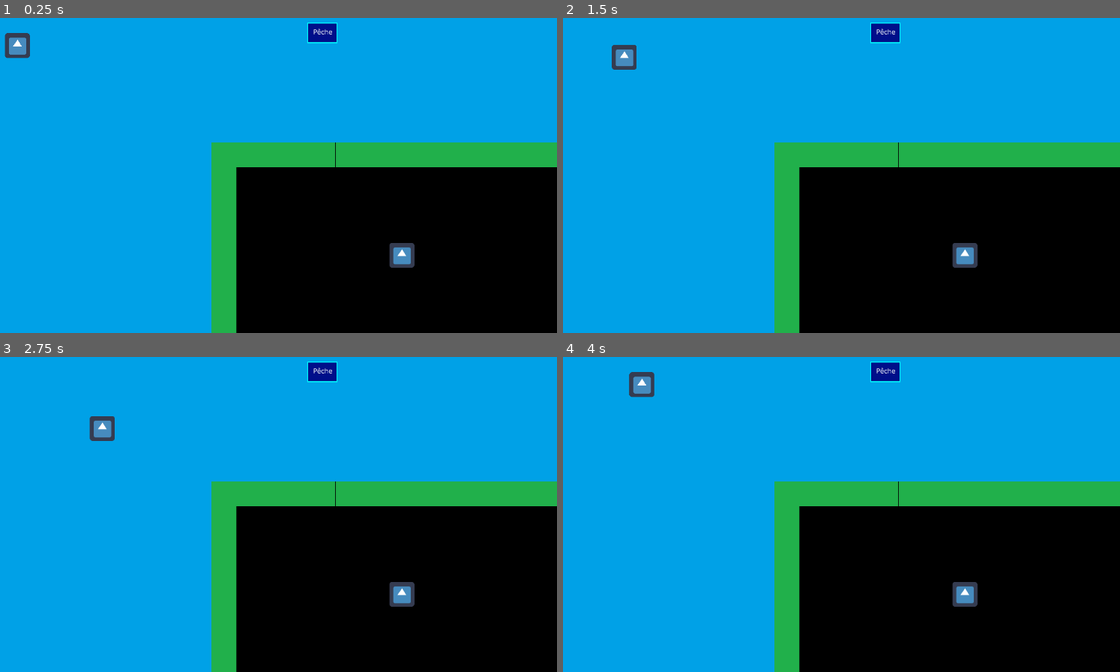
Above: before the commit, frames 1-4 (two rows, left to right).
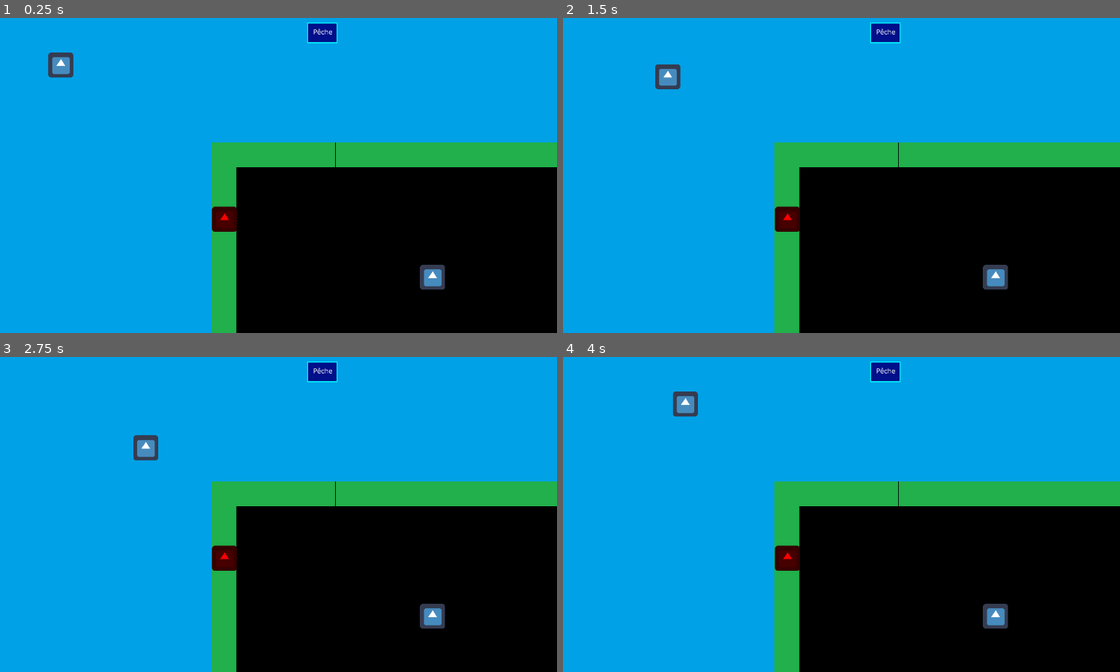
Above: after the commit, the same moments.

Repository: Majimo/FishAndShip
Game: Godot game, scene res://scenes/MainWorld.tscn
Same seed, same stepped clock (60 frames per second), same inputs: the game is played once before the commit and once after it. The engine's default icon, where the game draws it, is replaced by a stand-in: a white triangle on a blue panel in a dark square.
Inputs (mouse positions are in pixels of both pictures, inside the frame that each line leads up to):
- Up to frame 1 (0.25 s): no input
- Up to frame 2 (1.5 s): tap Enter at 0.5 s; move the mouse to (579, 46) at 0.52 s; hold Right (ui_right) 0.53-1.28 s; click (579, 46) at 0.67 s; move the mouse to (964, 254) at 1.27 s; hold Down (ui_down) from 1.28 s (still down); click (964, 254) at 1.42 s
- Up to frame 3 (2.75 s): move the mouse to (317, 420) at 2.02 s; release Down (ui_down) at 2.03 s; hold Right (ui_right) from 2.03 s (still down)
- Up to frame 4 (4 s): move the mouse to (791, 568) at 2.77 s; release Right (ui_right) at 2.78 s; hold Up (ui_up) 2.78-3.53 s; click (791, 568) at 2.92 s; move the mouse to (997, 549) at 3.52 s; hold Left (ui_left) from 3.53 s (still down)

The runs differ from the first frame. In frame 1, 1.8% of the frame differs, in the area x 0-80%, y 4-87%; in frame 2, 1.8%; in frame 3, 1.8%; in frame 4, 1.8%.

Commit message:
creation Dropzone

Diff:
--- /dev/null
+++ b/scenes/Dropzone.tscn
@@ -0,0 +1,24 @@
+[gd_scene load_steps=4 format=2]
+
+[ext_resource path="res://icon.png" type="Texture" id=1]
+[ext_resource path="res://scripts/Dropzone.gd" type="Script" id=2]
+
+[sub_resource type="RectangleShape2D" id=1]
+extents = Vector2( 41.9149, 32.1095 )
+
+[node name="Dropzone" type="Area2D" groups=[
+"dropZone",
+]]
+script = ExtResource( 2 )
+__meta__ = {
+"_edit_group_": true
+}
+
+[node name="Sprite" type="Sprite" parent="."]
+modulate = Color( 1, 0, 0, 1 )
+self_modulate = Color( 1, 0, 0, 1 )
+light_mask = 0
+texture = ExtResource( 1 )
+
+[node name="CollisionShape2D" type="CollisionShape2D" parent="."]
+shape = SubResource( 1 )
--- a/scenes/MainWorld.tscn
+++ b/scenes/MainWorld.tscn
@@ -6,6 +6,7 @@
 [ext_resource path="res://scenes/ZonePeche.tscn" type="PackedScene" id=4]
 [ext_resource path="res://scripts/Perso1.gd" type="Script" id=5]
 [ext_resource path="res://scripts/Perso2.gd" type="Script" id=6]
+[ext_resource path="res://scenes/Dropzone.tscn" type="PackedScene" id=7]
 
 [node name="MainWorld" type="Node2D"]
 
@@ -21,11 +22,15 @@
 position = Vector2( 934.913, 130.604 )
 
 [node name="Players" type="Node2D" parent="."]
+position = Vector2( 761.94, 446.803 )
 
 [node name="Perso1" parent="Players" instance=ExtResource( 3 )]
-position = Vector2( 154, 163 )
+position = Vector2( -496.71, -233.933 )
 script = ExtResource( 5 )
 
 [node name="Perso2" parent="Players" instance=ExtResource( 3 )]
-position = Vector2( 1138.67, 700.686 )
+position = Vector2( 455.425, 310.26 )
 script = ExtResource( 6 )
+
+[node name="Dropzone" parent="." instance=ExtResource( 7 )]
+position = Vector2( 684.443, 608.497 )
--- a/scenes/Perso.tscn
+++ b/scenes/Perso.tscn
@@ -24,11 +24,12 @@
 shape = SubResource( 1 )
 
 [node name="Area2D" type="Area2D" parent="." groups=[
+"Dropzone",
 "player",
 ]]
 
 [node name="CollisionShape2D" type="CollisionShape2D" parent="Area2D"]
 shape = SubResource( 2 )
-[connection signal="input_event" from="." to="." method="_on_Perso_input_event"]
 [connection signal="timeout" from="Timer" to="." method="_on_Timer_timeout"]
 [connection signal="area_entered" from="Area2D" to="." method="_on_Area2D_area_entered"]
+[connection signal="area_entered" from="Area2D" to="." method="_on_Area2D_area_entered_drop"]
--- a/scripts/AbstractPerso.gd
+++ b/scripts/AbstractPerso.gd
@@ -5,13 +5,7 @@
 func _on_Timer_timeout():
 	speed = 150
 
-#func _physics_process(delta):
-#	move_and_collide()
-
-
-func _on_Perso_input_event(viewport, event, shape_idx):
-	pass # Replace with function body.
-
-
-func _on_Area2D_area_entered(area):
-	pass # Replace with function body.
+func actionPersoAvecAttente(action):
+	print(action)
+	speed = 0
+	$Timer.start()
--- /dev/null
+++ b/scripts/Dropzone.gd
@@ -0,0 +1,4 @@
+extends Area2D
+
+func _ready():
+	pass # Replace with function body.
--- a/scripts/Perso.gd
+++ /dev/null
@@ -1,25 +0,0 @@
-extends Node2D
-
-export (int) var speed = 150
-
-func _process(delta):
-	var direction = Vector2()
-	if Input.is_action_pressed("ui_right"):
-		direction.x += 1
-	if Input.is_action_pressed("ui_left"):
-		direction.x -= 1
-	if Input.is_action_pressed("ui_down"):
-		direction.y += 1
-	if Input.is_action_pressed("ui_up"):
-		direction.y -= 1
-
-	position += (speed * delta) * direction
-
-func _on_Perso_area_entered(area):
-	if area.is_in_group('zonePeche'):
-		print('Je pêche grawh !')
-		speed = 0
-		$Timer.start()
-
-func _on_Timer_timeout():
-	speed = 150
--- a/scripts/Perso1.gd
+++ b/scripts/Perso1.gd
@@ -15,6 +15,8 @@
 
 func _on_Area2D_area_entered(area):
 	if area.is_in_group('zonePeche'):
-		print('Je pêche grawh !')
-		speed = 0
-		$Timer.start()
+		actionPersoAvecAttente('Je pêche grawh')
+
+func _on_Area2D_area_entered_drop(area):
+	if area.is_in_group('dropZone'):
+		actionPersoAvecAttente('Ca drop !')
--- a/scripts/Perso2.gd
+++ b/scripts/Perso2.gd
@@ -17,3 +17,7 @@
 # warning-ignore:unused_argument
 func _on_Perso_area_entered(area):
 	pass
+
+func _on_Area2D_area_entered_drop(area):
+	if area.is_in_group('dropZone'):
+		actionPersoAvecAttente('Ca récupère !')
Not shown: 1 places in scenes/MainWorld.tscn that only renumber resources
